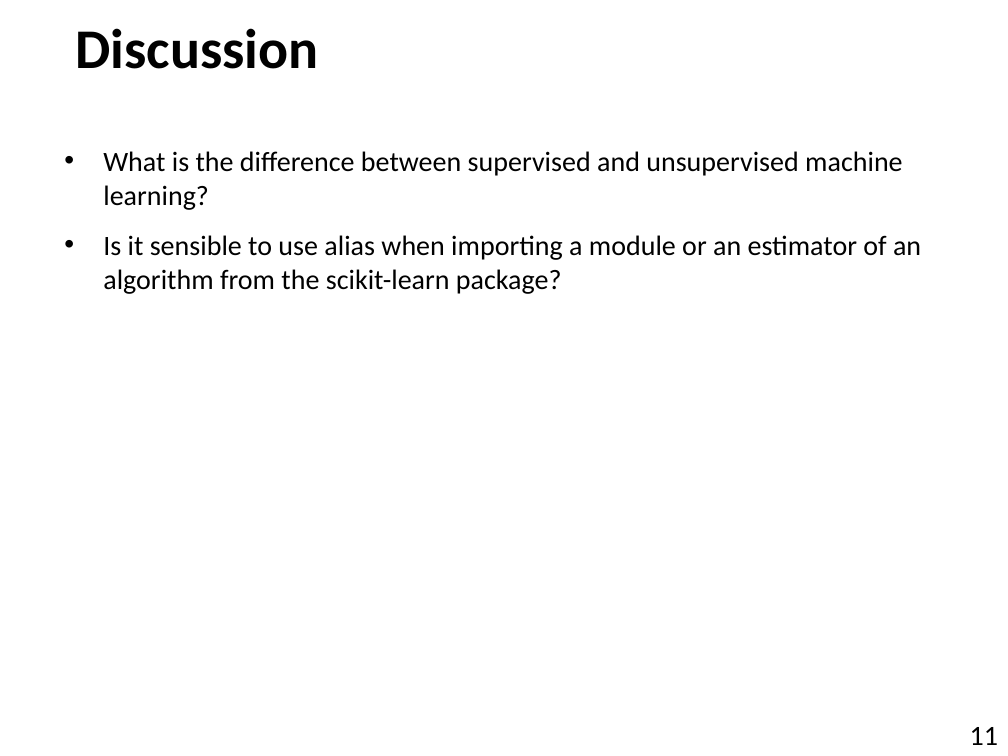
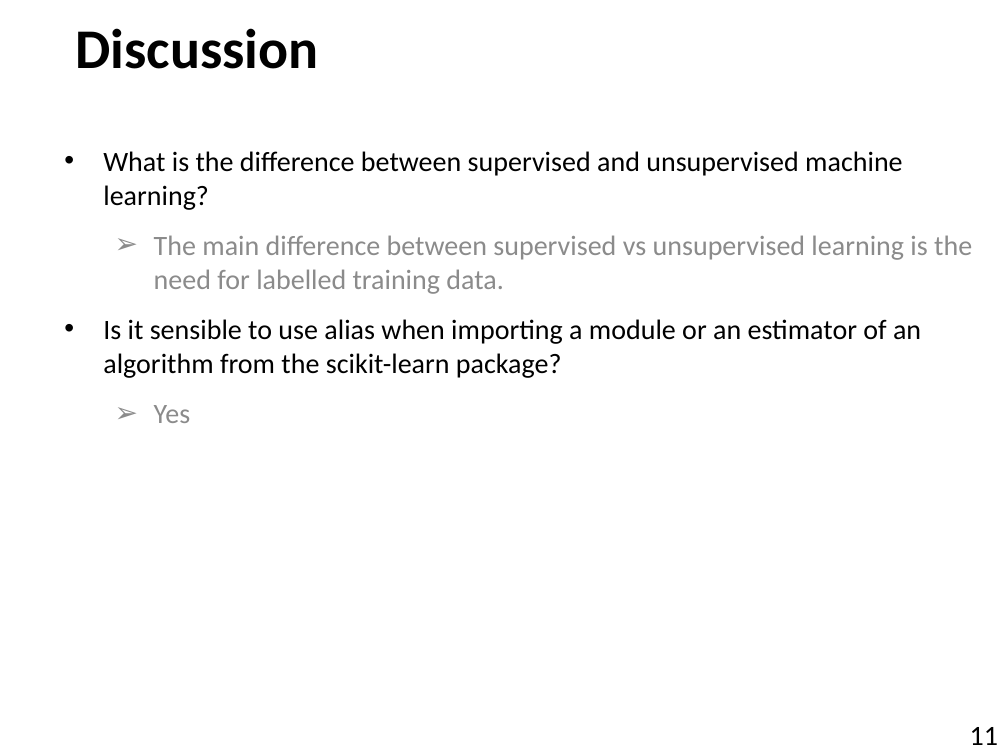
Before and after one commit to munishkumar-gh/munishkumar-gh.github.io, a slide deck: slide 11 of SuSS/2022_Sem2_ANL252_Python_4_Biz/3_Lecturer/Lecture_5/ANL252_SU5_Aug202 (MK_edits).pptx. Drawn at 1008x756 pixels with LibreOffice and Linux fonts; fonts in the diff are those of the drawing; background and template pictures are left out. Boxes give left, top, right and bottom in pixels: in the first picture for what was removed or moved away, otherwise in the second. Text is boxed around its words. In the diff, an @@ line names an element or a change of style, - is before the commit and + after.

```diff
--- a/SuSS/2022_Sem2_ANL252_Python_4_Biz/3_Lecturer/Lecture_5/ANL252_SU5_Aug202 (MK_edits).pptx
+++ b/SuSS/2022_Sem2_ANL252_Python_4_Biz/3_Lecturer/Lecture_5/ANL252_SU5_Aug202 (MK_edits).pptx
@@ text at (154, 235, 972, 294): paragraph added @@
+  ➢ The main difference between supervised vs unsupervised learning is the need for labelled training data.
@@ text at (154, 405, 191, 423): paragraph added @@
+  ➢ Yes
```
Also in this commit, not shown: 3 other slides changed, 21 other files.
